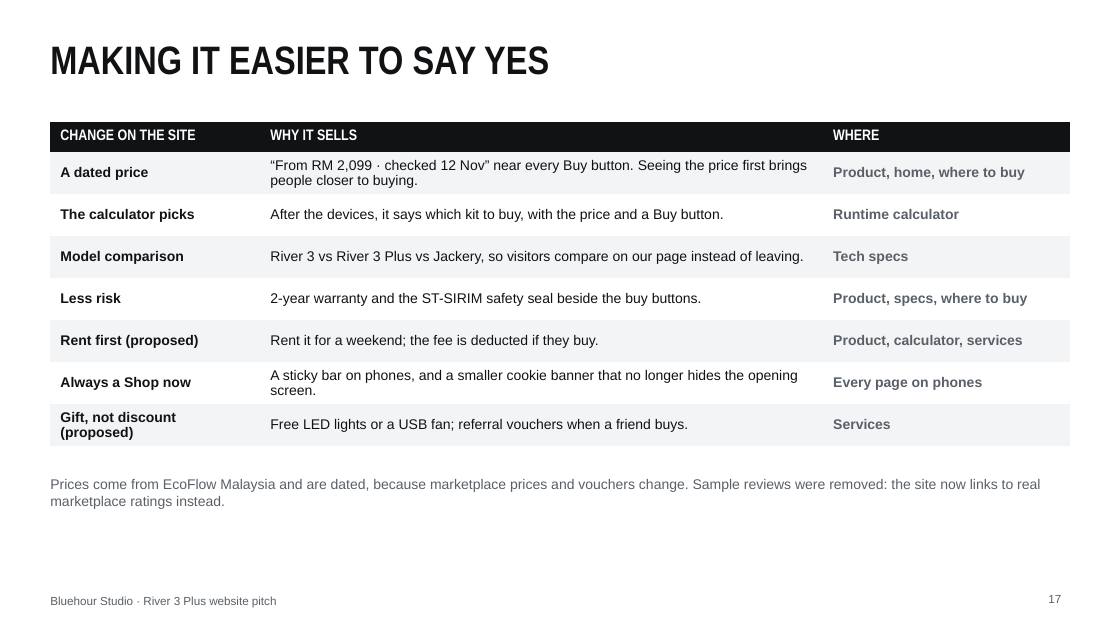
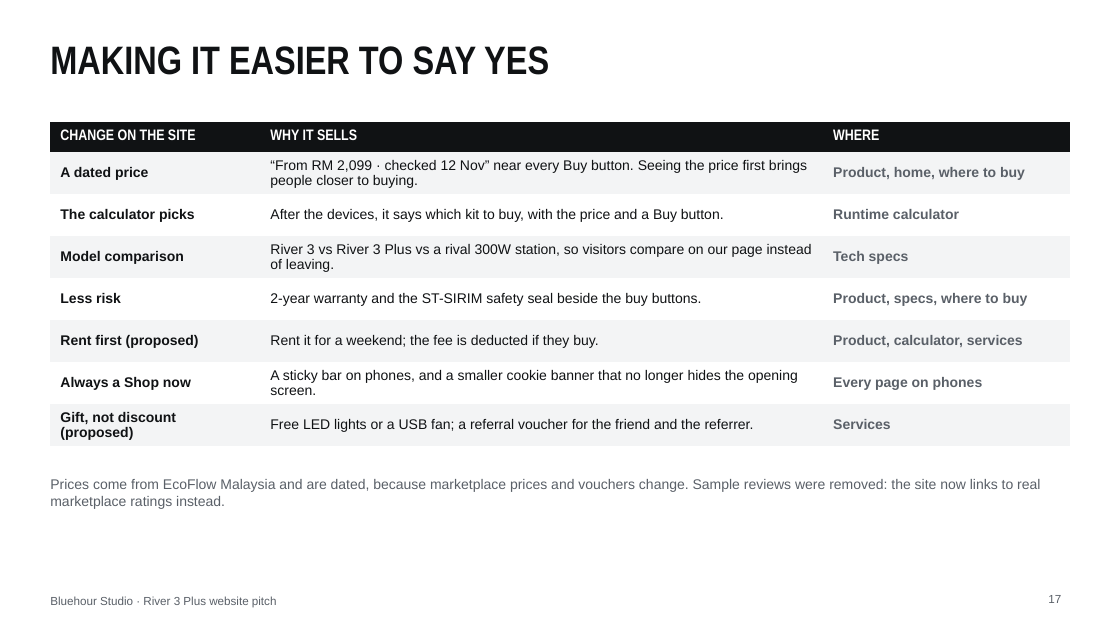
Before and after one commit to thecpinsiders/CS2024-Project-Website, a slide deck: slide 17 of Bluehour-Pitch-Deck.pptx. Drawn at 1120x630 pixels with LibreOffice and Linux fonts; fonts in the diff are those of the drawing. Boxes give left, top, right and bottom in pixels: in the first picture for what was removed or moved away, otherwise in the second. Text is boxed around its words. In the diff, an @@ line names an element or a change of style, - is before the commit and + after.

```diff
--- a/Bluehour-Pitch-Deck.pptx
+++ b/Bluehour-Pitch-Deck.pptx
@@ table at (50, 122, 1070, 446) @@
-row 4, column 2: River 3 vs River 3 Plus vs Jackery, so visitors compare on our page instead of leaving.
+row 4, column 2: River 3 vs River 3 Plus vs a rival 300W station, so visitors compare on our page instead of leaving.
-row 8, column 2: Free LED lights or a USB fan; referral vouchers when a friend buys.
+row 8, column 2: Free LED lights or a USB fan; a referral voucher for the friend and the referrer.
```
Also in this commit, not shown: 2 other slides changed, 10 other files.
